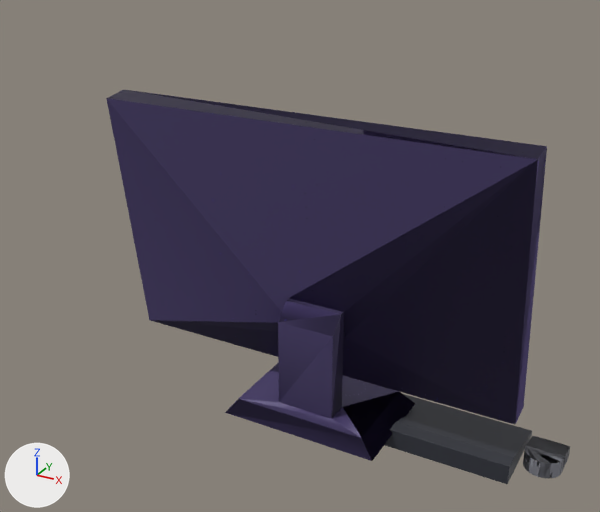
Renders of the glTF model unity/Assets/Art/Cc0/compute-kit/compute-monitor-set/compute-monitor-set.glb from each side of a commit.
Rendered twice from a 50 mm lens placed at (1.78, -9.44, 6.85), pointed at (-3.01, -0.74, 2.5). Lighting does not change. The marker at lower left points along +X, +Y and +Z. The older version comes first. Vertices at exactly the same position are counted once.

Before the edit, the objects in view are built like this:
```python
me_computerscreen = bpy.data.meshes.new('computerScreen')
me_computerscreen.from_pydata(...)  # 406 vertices, 800 faces; spans x -5.58..0.55, y -1.48..0.36, z 0.04..4.44
me_computerscreen.materials.append(mat_m_compute_monitor_set)
ob_mesh_compute_monitor_set = bpy.data.objects.new('mesh_compute-monitor-set', me_computerscreen)
ob_mesh_compute_monitor_set.location = (0.0, 0.0, 0.0)
```
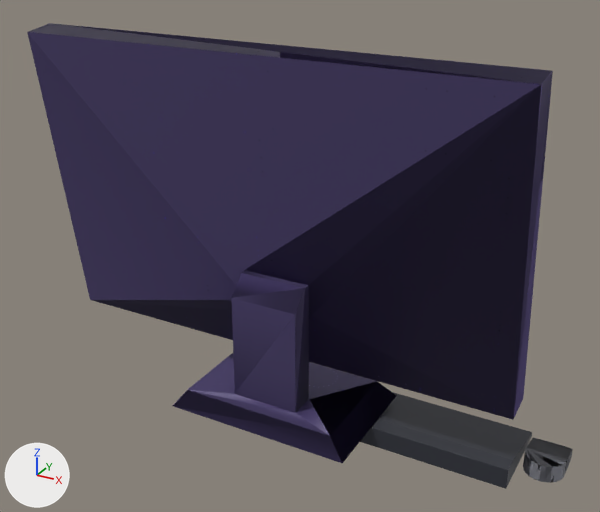
What differs and where, as boxes (x1, y1, x2, y2) in the pictures (600 x 512 px; the box of a moved part takes in the faces that stretch with it):
'mesh_compute-monitor-set', reshaped, moved (18% wider, 18% taller)
    before: (106, 90, 570, 484)
    after: (27, 23, 573, 489)
part 1 of me_computerscreen, moved or reshaped
    before: (385, 394, 532, 484)
    after: (360, 392, 532, 489)
part 2 of me_computerscreen, moved or reshaped
    before: (523, 436, 570, 478)
    after: (523, 438, 573, 483)
part 3 of me_computerscreen, moved or reshaped
    before: (106, 90, 547, 461)
    after: (27, 23, 553, 463)

The edits, one by one:
me_computerscreen is used by ob_mesh_compute_monitor_set; location (0.0, 0.0, 0.0).
me_computerscreen had 406 vertices, 800 faces and spanned x -5.58..0.55, y -1.48..0.36, z 0.04..4.44.
me_computerscreen now has 406 vertices, 800 faces and spans x -6.6..0.58, y -1.75..0.38, z 0.02..5.26.
me_computerscreen part 1: the loose piece of 70 vertices spanning x -2.82..0.0, y -0.82..0.36, z 0.04..0.32 is scaled about its middle by 1.05, then moved by (-0.07, -0.01, -0.01).
me_computerscreen part 2: the loose piece of 95 vertices spanning x 0.05..0.55, y -0.49..0.36, z 0.04..0.28 is scaled about its middle by 1.05, then moved by (0.02, 0.0, -0.01).
me_computerscreen part 3: the loose piece of 241 vertices spanning x -5.58..0.0, y -1.48..0.0, z 0.26..4.44 is scaled about its middle by 1.18, then moved by (-0.51, -0.14, 0.44).
Object 'mesh_compute-monitor-set' (ob_mesh_compute_monitor_set) moves from (0.0, 0.0, 0.0) to (0.0, 0.0, -0.02).
